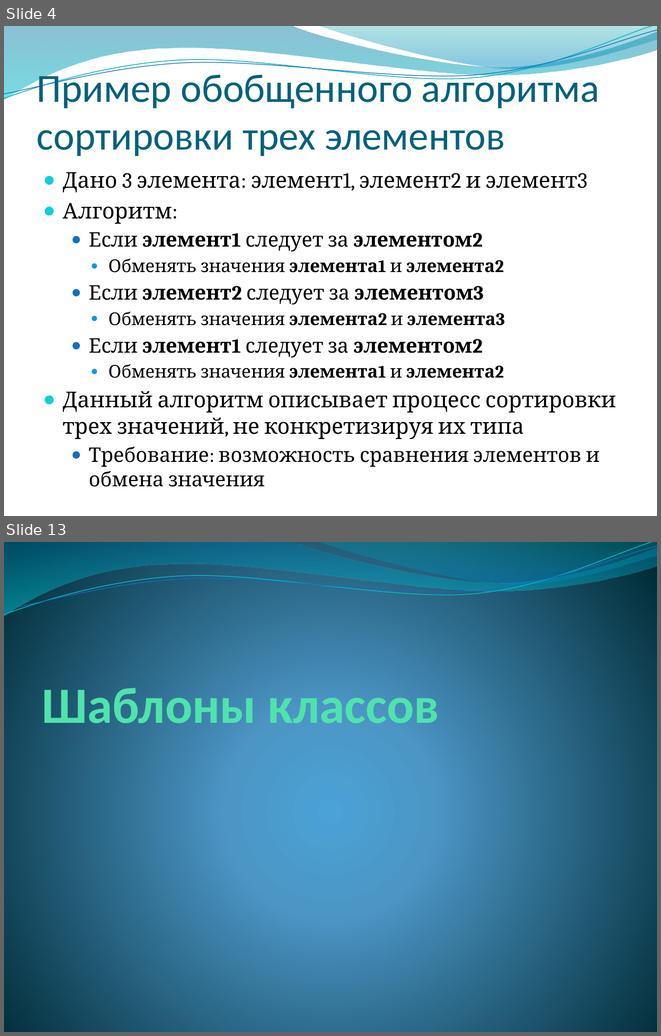
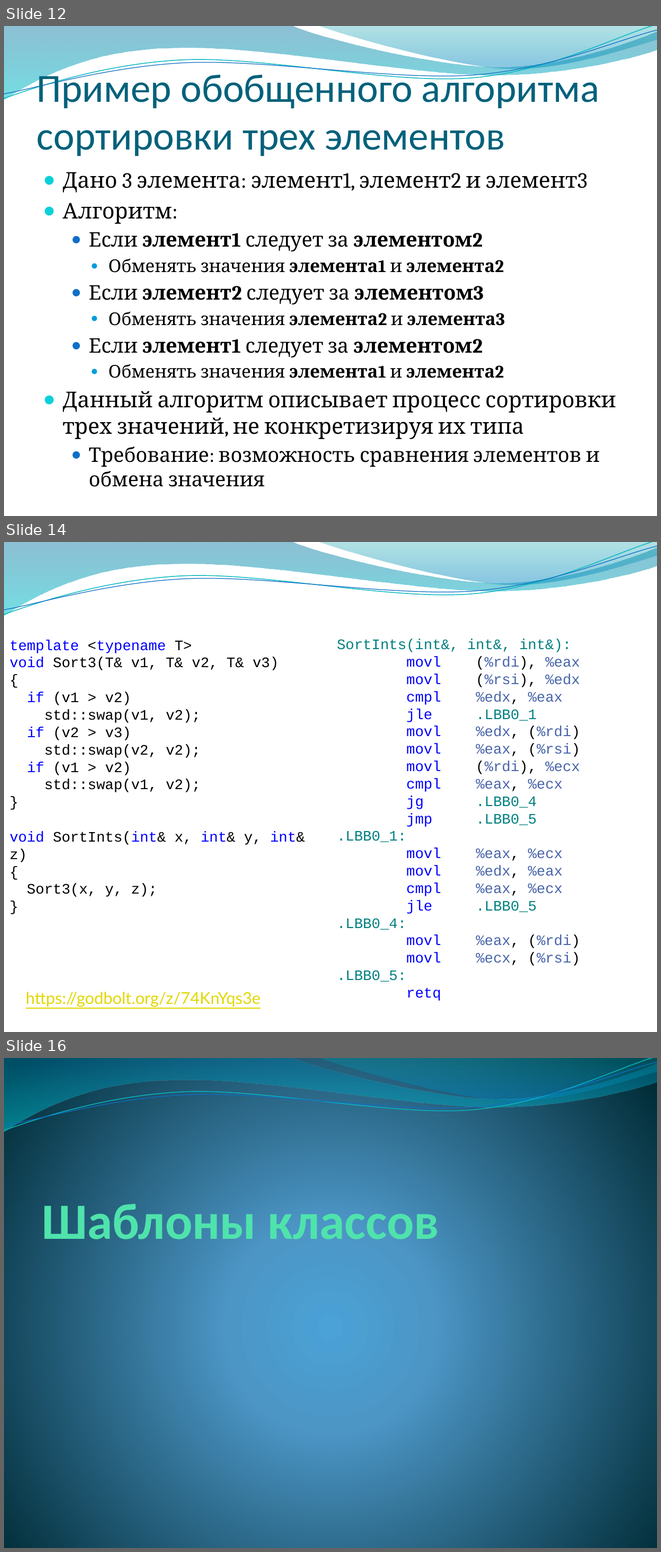
Before and after one commit to alexey-malov/oop, a slide deck: lectures/06/Обобщенное программирование, шаблоны.pptx. Shown one above the other, each under a label of ours: slides 4 and 13 before the commit, slides 12, 14 and 16 after it; the slides between them are not shown. The pictures are 661x1036 and 661x1552 pixels, drawn with LibreOffice and Linux fonts; fonts in the diff are those of the drawing; background and template pictures are left out. Boxes give left, top, right and bottom in pixels: in the first picture for what was removed or moved away, otherwise in the second. Text is boxed around its words. In the diff, an @@ line names an element or a change of style, - is before the commit and + after.

```diff
--- a/lectures/06/Обобщенное программирование, шаблоны.pptx
+++ b/lectures/06/Обобщенное программирование, шаблоны.pptx
@@ slide 14 added at [4, 542, 657, 1032], background picture (left out); not listed: 4 template elements that a slide beside it also shows @@
@@ text added at [10, 640, 305, 897], 16 pt, text #000000 @@
+template <typename T>
+void Sort3(T& v1, T& v2, T& v3)
+{
+if (v1 > v2)
+std::swap(v1, v2);
+if (v2 > v3)
+std::swap(v2, v2);
+if (v1 > v2)
+std::swap(v1, v2);
+}
+void SortInts(int& x, int& y, int& z)
+{
+Sort3(x, y, z);
+}
@@ text added at [337, 639, 580, 1000], 16 pt, text #4864AA @@
+SortInts(int&, int&, int&):
+movl (%rdi), %eax
+movl (%rsi), %edx
+cmpl %edx, %eax
+jle .LBB0_1
+movl %edx, (%rdi)
+movl %eax, (%rsi)
+movl (%rdi), %ecx
+cmpl %eax, %ecx
+jg .LBB0_4
+jmp .LBB0_5
+.LBB0_1:
+movl %eax, %ecx
+movl %edx, %eax
+cmpl %eax, %ecx
+jle .LBB0_5
+.LBB0_4:
+movl %eax, (%rdi)
+movl %ecx, (%rsi)
+.LBB0_5:
+retq
@@ text added at [26, 991, 261, 1007], 18 pt, text #E2D700, underline @@
+https://godbolt.org/z/74KnYqs3e
@@ what was slide 4 is now slide 12 @@
@@ what was slide 13 is now slide 16 @@
```
Also in this commit, not shown: 3 slides changed, 10 other slides added, 3 slides removed, 2 other files.
